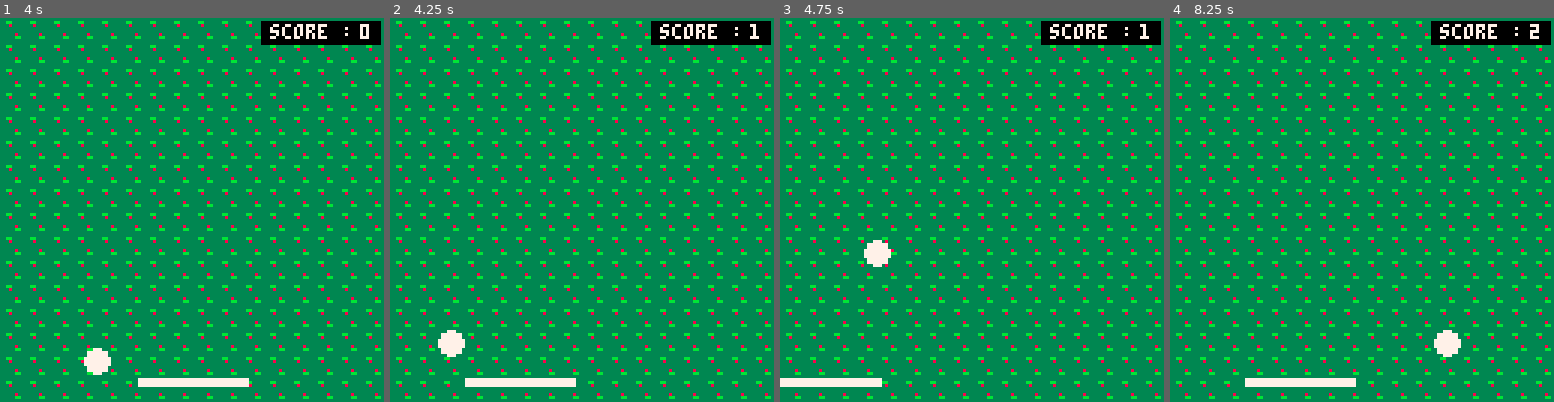
Above: before the commit, frames 1-4 (left to right).
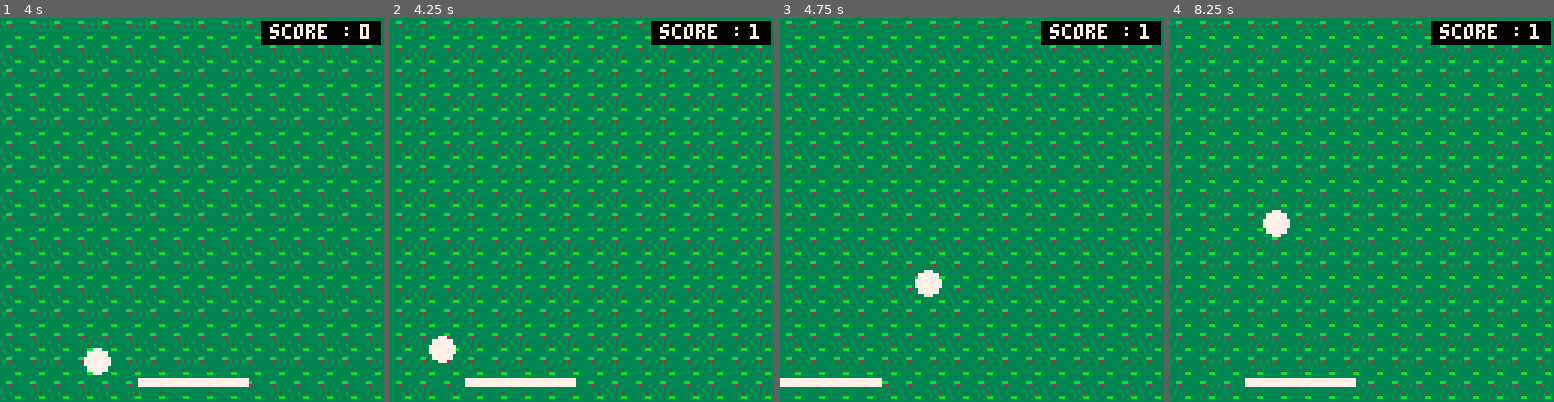
Above: after the commit, the same moments.

Repository: adatechschool/PC-pico8-maraalno
Game: PICO-8 cartridge monjeu.p8
The game is run twice, just before and just after one commit, with the same random seed, the same clock (stepped at 60 frames per second) and the same inputs.
Inputs:
- Up to frame 1 (4 s): tap X (X key) at 1.43, 2.07, 2.82, 3.57 s; hold Right 2.68-3.02 s; hold Left from 3.78 s (still down)
- Up to frame 2 (4.25 s): release Left at 4.12 s
- Up to frame 3 (4.75 s): tap X (X key) at 4.32 s; hold Left from 4.55 s (still down)
- Up to frame 4 (8.25 s): release Left at 5.05 s; tap X (X key) every 0.75 s from 5.07 to 8.07 s; hold Right 5.1-5.93 s; hold Right 6.7-7.03 s; hold Left 7.8-8.13 s

Frame 1 is identical in both runs. In frame 2, 0.4% of the frame differs, in the area x 10-20%, y 81-90%; in frame 3, 0.7%; in frame 4, 0.8%, in the area x 24-97%, y 1-89%.

Commit message:
modifications avec Thomas

Diff:
--- a/monjeu.p8
+++ b/monjeu.p8
@@ -15,7 +15,7 @@
 		r=4,
 		speedx=4,
 		speedy=2,
-		speedup=0,5
+		speedup=0.5
 	}
 
 	p_score = 0
@@ -28,12 +28,11 @@
 
 	--raquette mouvement
  if(p.x<-3)then
-  btn(➡️) p.x+=p.speed
+  p.x+=p.speed
+ else if(p.x>96)then
+  p.x-=p.speed
  end
- if(p.x>96)then
-  btn(⬅️) p.x-=p.speed
  end
-
  move_ball()
  collision()
  player_score()
@@ -44,7 +43,7 @@
 
 function _draw()
 	cls()
-	map(0,0,0,0)
+	map(0,0)
 
 	--raquette
 	rectfill(p.x,p.y,p.x+p.w,
@@ -144,7 +143,6 @@
 	if ball.y>120 then
 	g_over = true
 	ball.x = 140
-	ball.y = 0
 	ball.speedy = 0
 	ball.speedx = 0
 	sfx(4)
